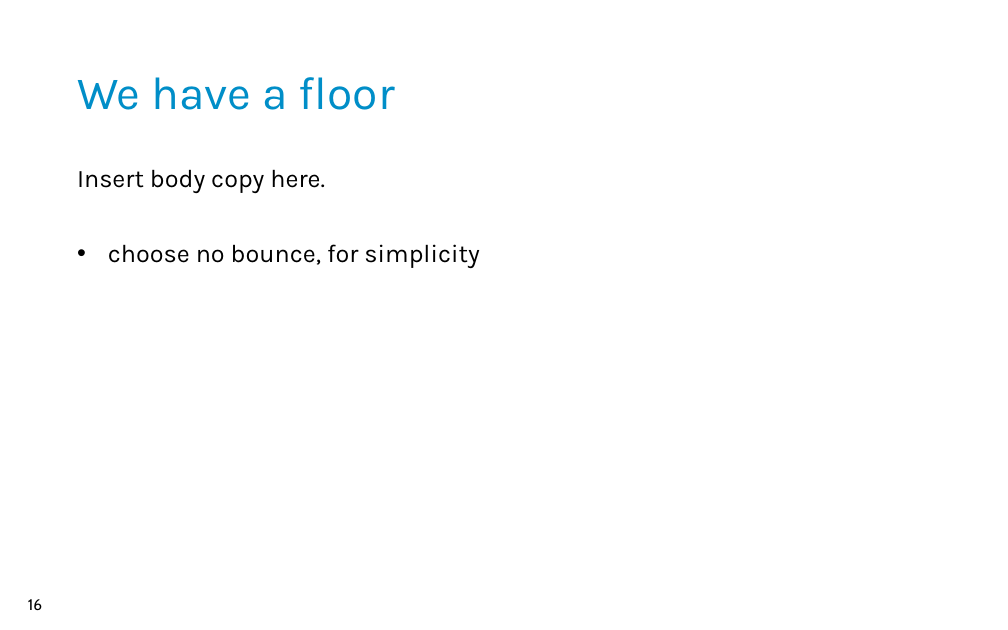
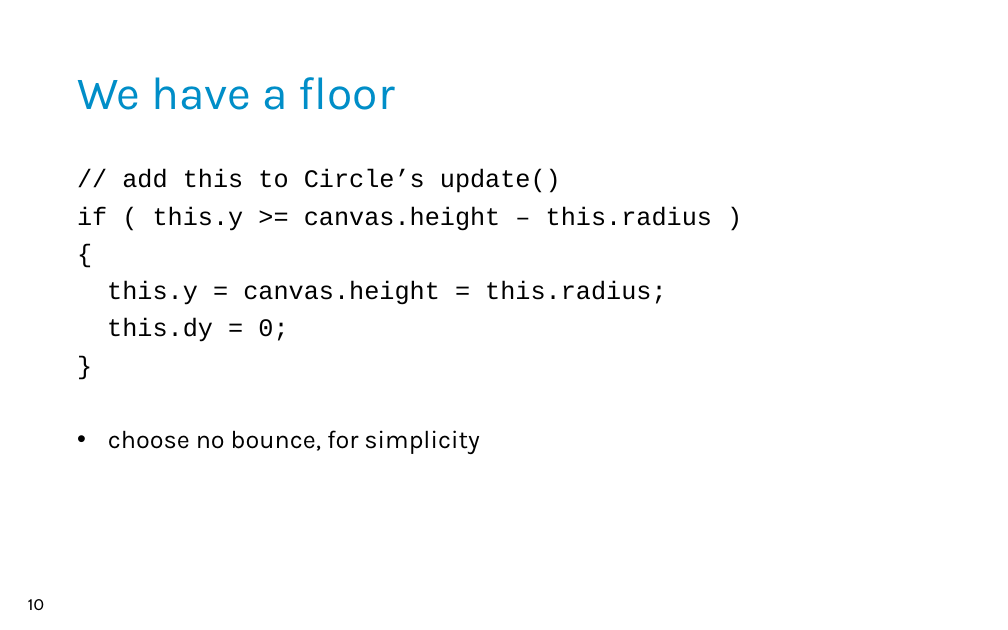
Before and after one commit to ProfessorGailHarris/BasketballInJS, a slide deck: slide 10 of Slides_BasketballInJS.pptx (slide 16 before the commit). Drawn at 1008x630 pixels with LibreOffice and Linux fonts; fonts in the diff are those of the drawing; background and template pictures are left out. Boxes give left, top, right and bottom in pixels: in the first picture for what was removed or moved away, otherwise in the second. Text is boxed around its words. In the diff, an @@ line names an element or a change of style, - is before the commit and + after.

```diff
--- a/Slides_BasketballInJS.pptx
+++ b/Slides_BasketballInJS.pptx
@@ text at bbox=[77, 169, 712, 342]: text changed; font Karla to Courier New @@
-Insert body copy here.
+// add this to Circle’s update()
+if ( this.y >= canvas.height – this.radius )
+{
+this.y = canvas.height = this.radius;
+this.dy = 0;
+}
@@ page number at bbox=[28, 599, 44, 610]: text changed @@
-16
+10
```
Also in this commit, not shown: 5 other slides changed, 7 slides added, 13 slides removed.
